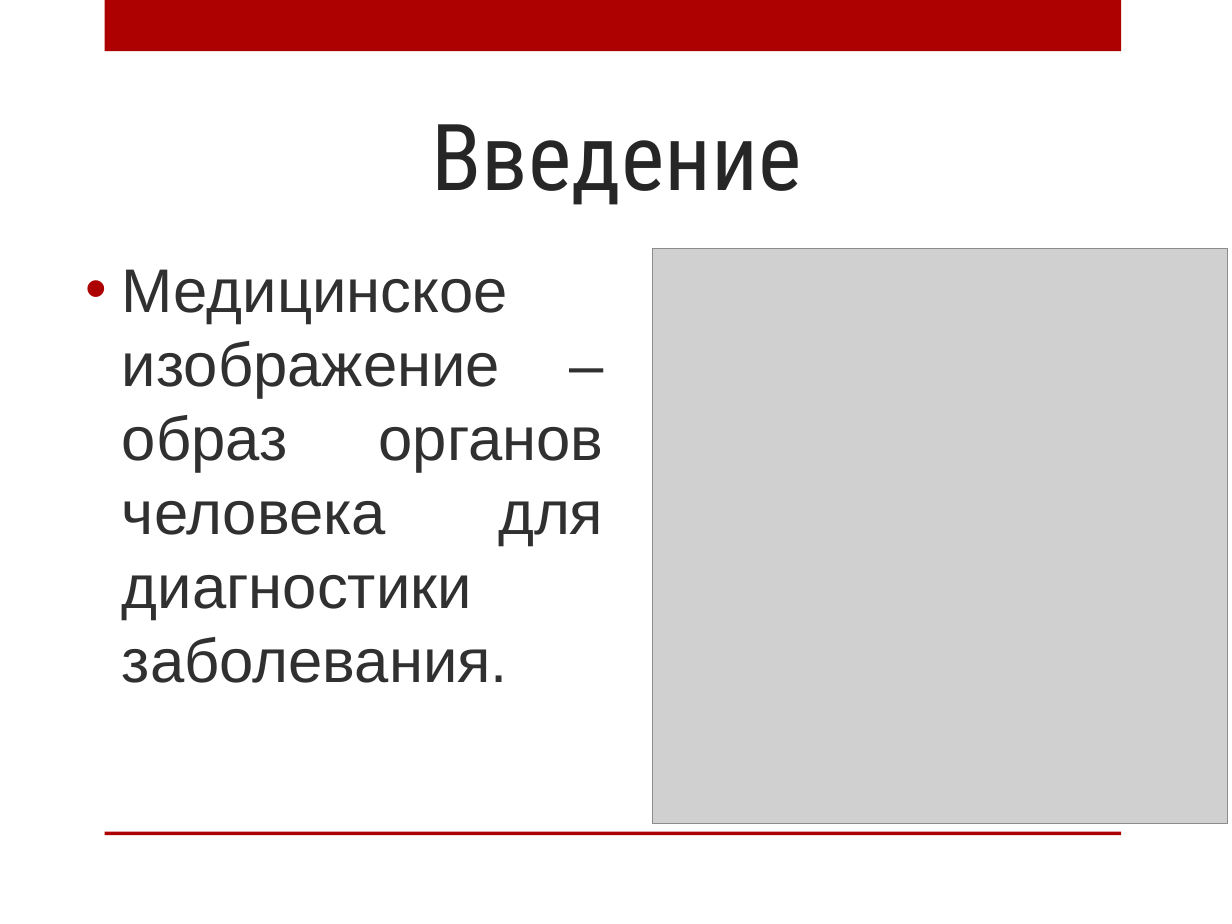
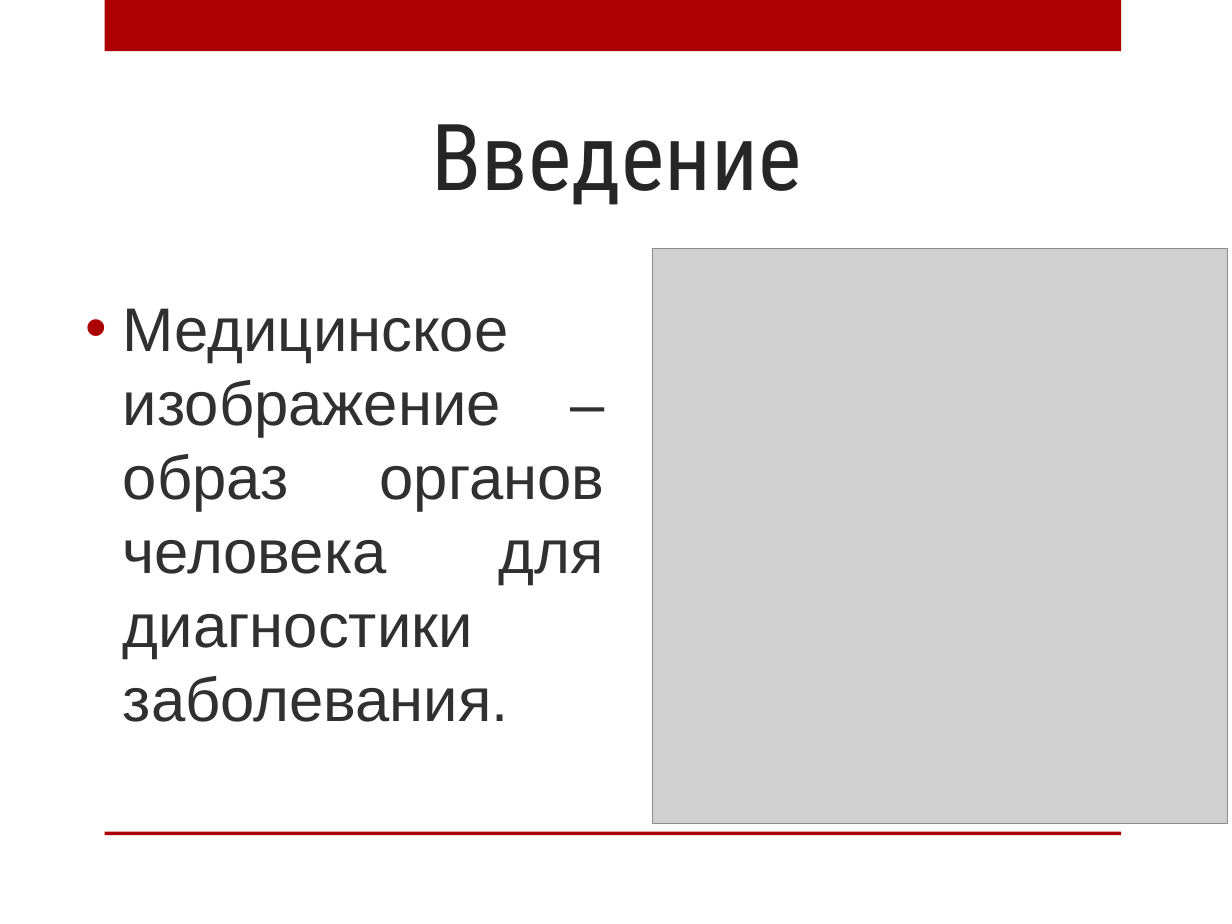
Before and after one commit to AnnaIbakaeva/Genetic, a slide deck: slide 2 of Диплом/Магистратура.Ибакаева.pptx. Drawn at 1232x924 pixels with LibreOffice and Linux fonts; fonts in the diff are those of the drawing; grey boxes stand for pictures; background and template pictures are left out. Boxes give left, top, right and bottom in pixels: in the first picture for what was removed or moved away, otherwise in the second. Text is boxed around its words. In the diff, an @@ line names an element or a change of style, - is before the commit and + after.

```diff
--- a/Диплом/Магистратура.Ибакаева.pptx
+++ b/Диплом/Магистратура.Ибакаева.pptx
@@ text "Медицинское изображение – образ органов ...": place and size @@
-text "Медицинское изображение – образ органов ..." at [122, 269, 604, 683]
+text "Медицинское изображение – образ органов ..." at [123, 308, 605, 722]
```
Also in this commit, not shown: 8 other slides changed, 1 slide added, 1 slide removed, 1 other file.
